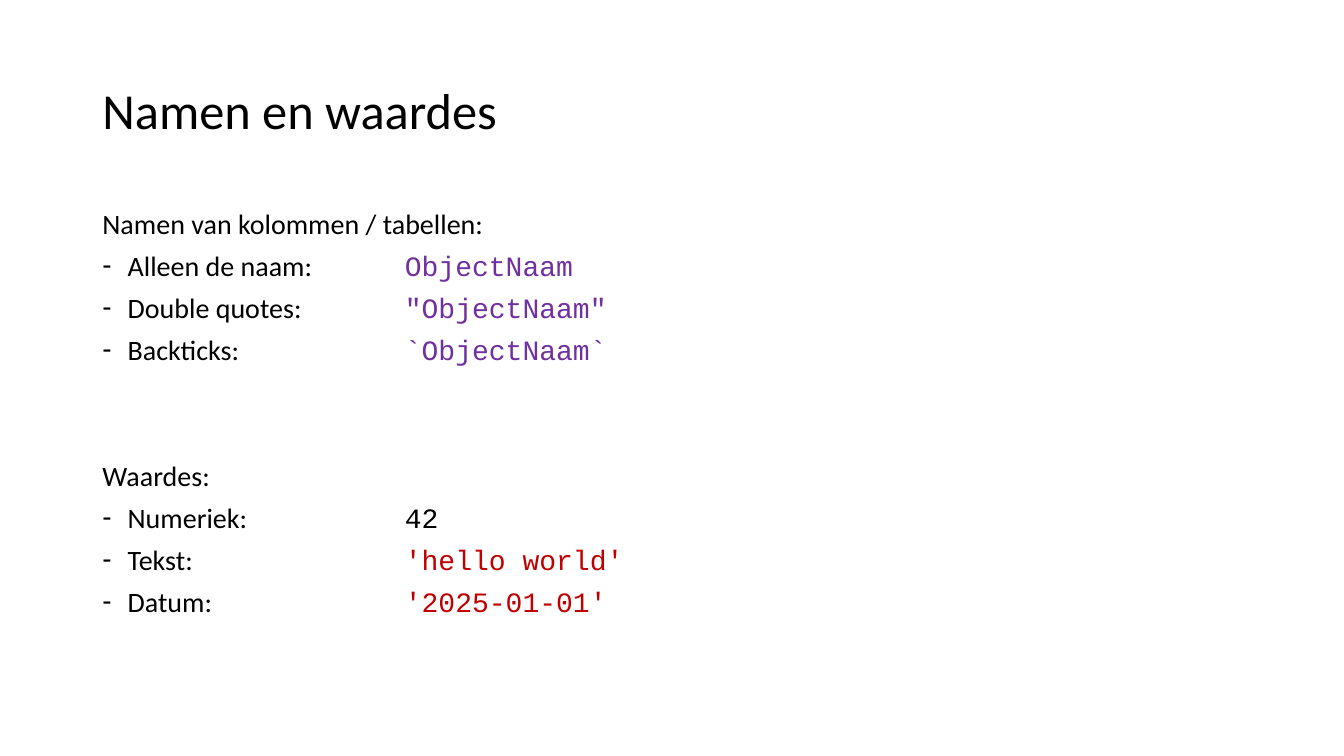
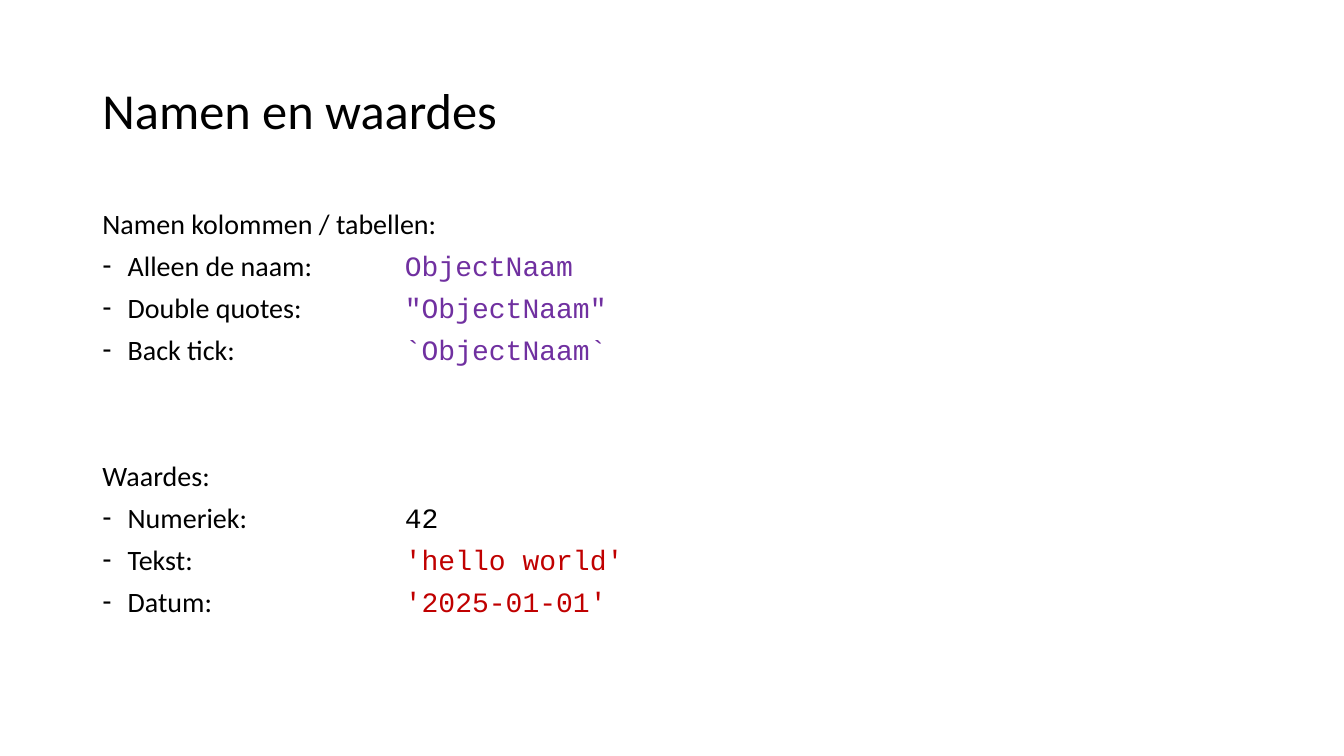
Before and after one commit to LFKoning/knowledge-sharing, a slide deck: slide 13 of sql_course_2p/1_basics/1_basics.pptx. Drawn at 1344x756 pixels with LibreOffice and Linux fonts; fonts in the diff are those of the drawing. Boxes give left, top, right and bottom in pixels: in the first picture for what was removed or moved away, otherwise in the second. Text is boxed around its words. In the diff, an @@ line names an element or a change of style, - is before the commit and + after.

```diff
--- a/sql_course_2p/1_basics/1_basics.pptx
+++ b/sql_course_2p/1_basics/1_basics.pptx
@@ text at (x1=102, y1=214, x2=436, y2=235): text changed @@
-Namen van kolommen / tabellen:
+Namen kolommen / tabellen:
@@ text at (x1=128, y1=340, x2=607, y2=366): text changed @@
-– Backticks: `ObjectNaam`
+– Back tick: `ObjectNaam`
```
Also in this commit, not shown: 19 other slides changed, 1 slide added, 9 other files.
